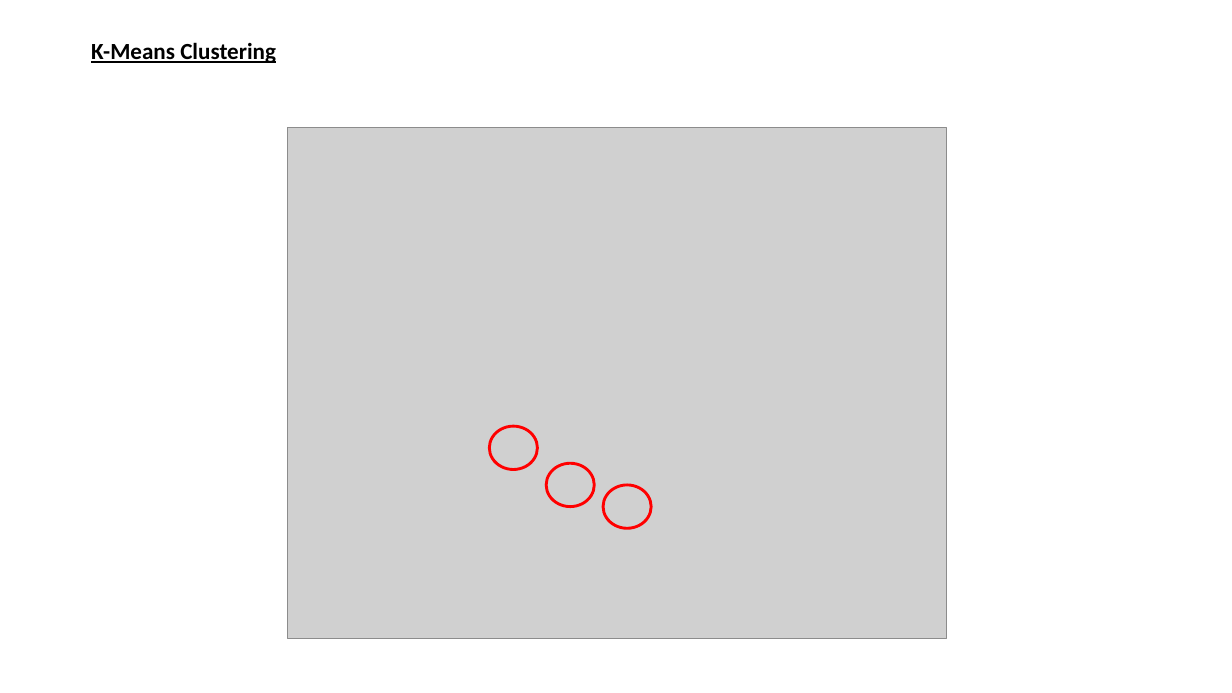
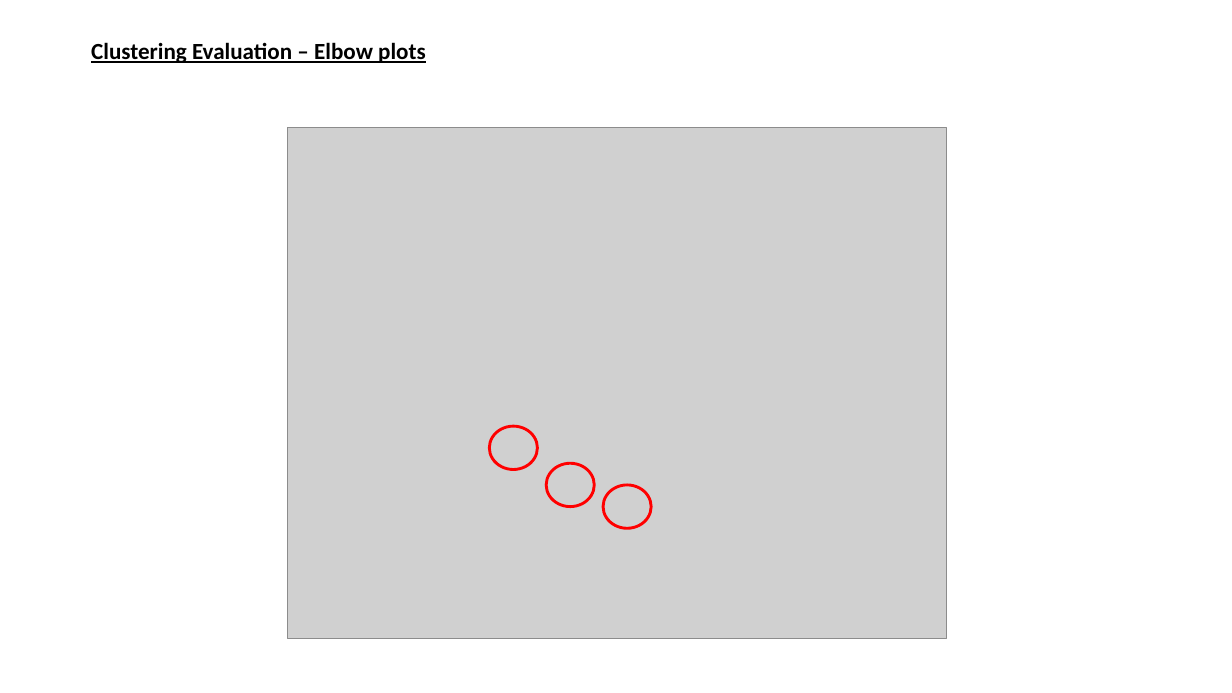
Before and after one commit to UoB-DSMP-2023-24/dsmp-2024-group-38, a slide deck: slide 1 of RFM Analysis of Results.pptx. Drawn at 1232x693 pixels with LibreOffice and Linux fonts; fonts in the diff are those of the drawing; grey boxes stand for pictures. Boxes give left, top, right and bottom in pixels: in the first picture for what was removed or moved away, otherwise in the second. Text is boxed around its words. In the diff, an @@ line names an element or a change of style, - is before the commit and + after.

```diff
--- a/RFM Analysis of Results.pptx
+++ b/RFM Analysis of Results.pptx
@@ text at box(91, 42, 426, 63): text changed @@
-K-Means Clustering
+Clustering Evaluation – Elbow plots
```
Also in this commit, not shown: 1 other slide changed, 5 slides added, 1 slide removed, 1 other file.
